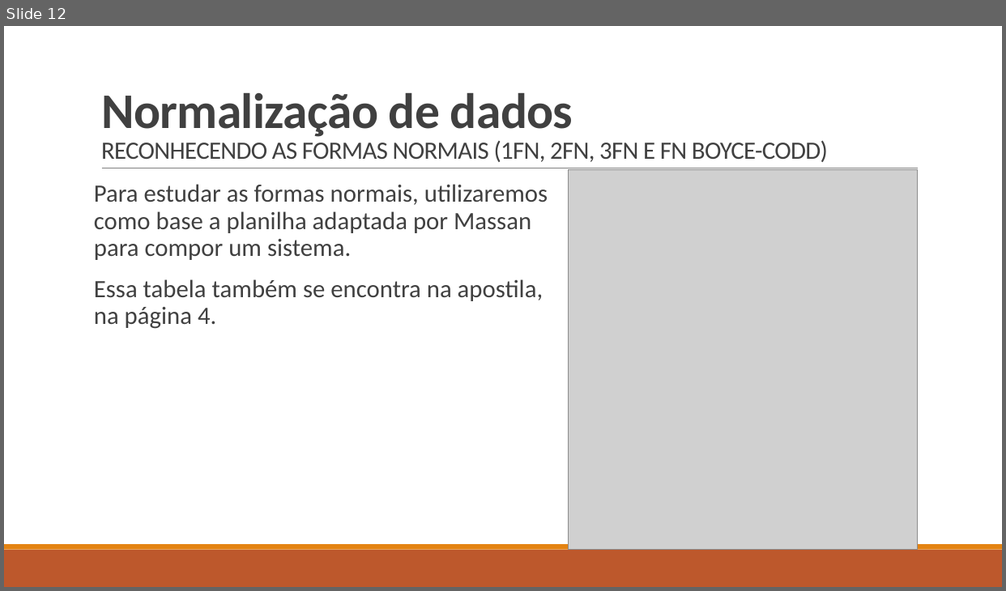
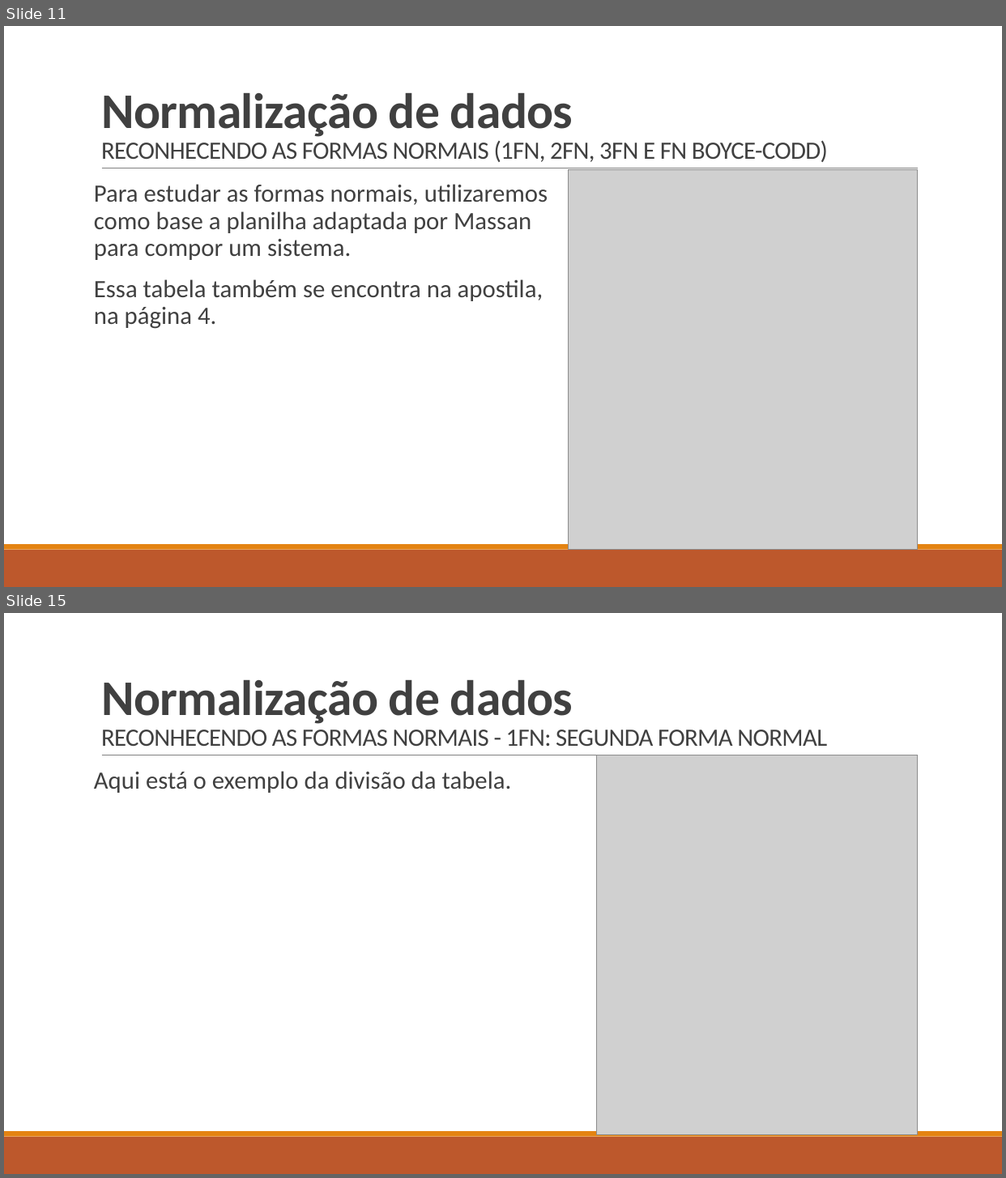
Before and after one commit to LucasHerculanoAmaro/Minhas-Aulas, a slide deck: Euripedes Simões de Paula/Banco de Dados/Aula 6/Normalização de dados.pptx. Shown one above the other, each under a label of ours: slide 12 before the commit, slides 11 and 15 after it; the slides between them are not shown. The pictures are 1006x591 and 1006x1178 pixels, drawn with LibreOffice and Linux fonts; fonts in the diff are those of the drawing; grey boxes stand for pictures. Boxes give left, top, right and bottom in pixels: in the first picture for what was removed or moved away, otherwise in the second. Text is boxed around its words. In the diff, an @@ line names an element or a change of style, - is before the commit and + after.

Commit message:
Adicionando aula 6 de Banco de Dados

```diff
--- a/Euripedes Simões de Paula/Banco de Dados/Aula 6/Normalização de dados.pptx
+++ b/Euripedes Simões de Paula/Banco de Dados/Aula 6/Normalização de dados.pptx
@@ slide 15 added at box(4, 613, 1002, 1174), background #FFFFFF; not listed: 3 template elements that a slide beside it also shows @@
@@ title added at box(101, 680, 827, 747), 24 pt, text #404040 @@
+Normalização de dados
+RECONHECENDO AS FORMAS NORMAIS - 1FN: SEGUNDA FORMA NORMAL
@@ picture added at box(597, 756, 918, 1135) @@
@@ text added at box(94, 771, 512, 793), 24 pt, text #404040 @@
+Aqui está o exemplo da divisão da tabela.
@@ what was slide 12 is now slide 11 @@
```
Also in this commit, not shown: 1 slide changed, 7 other slides added, 1 slide removed, 9 other files.
